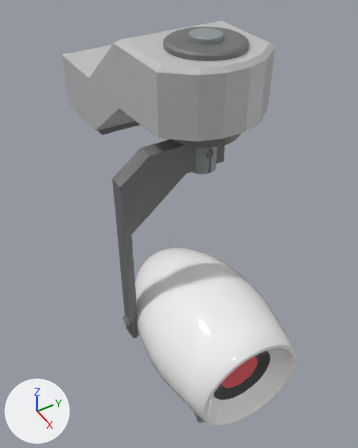
Renders of the Blender file Assets/Models/SecurityCamera.blend from each side of a commit.
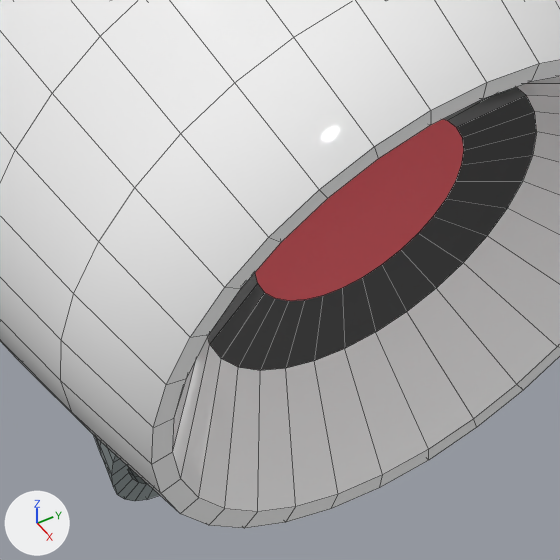
Each version is shown whole from a 50 mm camera at (5.33, -3.63, 6.36) aimed at (-0.55, -0.13, 0.96), then close up on the part from 49% to 77% of the width and 75% to 97% of the height. Lighting does not change. The marker at lower left points along +X, +Y and +Z. The close-ups show mesh edges as thin lines.

The older version as bpy lines, for what is in view:
```python
me_cylinder = bpy.data.meshes.new('Cylinder')
me_cylinder.from_pydata(...)  # 600 vertices, 570 faces; spans x -1.13..1.13, y -1.13..1.13, z -1.0..1.41
# faces by material slot: [520, 5, 12, 32, 1]
me_cylinder.materials.append(mat_material_001)  # white #f5f5f5
me_cylinder.materials.append(mat_material_005)  # light grey #c8d6d7
me_cylinder.materials.append(mat_material_003)  # grey #8f999a
me_cylinder.materials.append(mat_material_006)  # dark grey #464646
me_cylinder.materials.append(mat_material_007)  # red #e7565f
me_cylinder_006 = bpy.data.meshes.new('Cylinder.006')
me_cylinder_006.from_pydata(...)  # 480 vertices, 450 faces; spans x -1.33..1.33, y -1.33..1.33, z -0.95..1.0
# faces by material slot: [417, 32, 1]
me_cylinder_006.materials.append(mat_material_003)  # grey #8f999a
me_cylinder_006.materials.append(mat_material_006)  # dark grey #464646
me_cylinder_006.materials.append(mat_material_007)  # red #e7565f
ob_cylinder = bpy.data.objects.new('Cylinder', me_cylinder)
ob_cylinder.location = (0.038, -0.24, -0.583)
ob_cylinder.rotation_euler = (-1.573, -4.41, -1.597)  # degrees (-90, -253, -92)
ob_cylinder.scale = (1.0, 1.0, 1.37)
ob_cylinder_005 = bpy.data.objects.new('Cylinder.005', me_cylinder_006)
ob_cylinder_005.parent = ob_cylinder
ob_cylinder_005.matrix_parent_inverse = Matrix(((0.0077, 0.204, 0.979, 0.62), (0.0226, -0.979, 0.203, -0.117), (0.731, 0.015, -0.00888, -0.0295), (0.0, 0.0, 0.0, 1.0)))
ob_cylinder_005.location = (1.015, 0.609, 0.0878)
ob_cylinder_005.rotation_euler = (1.51, 0.724, 1.575)  # degrees (87, 41, 90)
ob_cylinder_005.scale = (0.21, 0.312, 0.421)
```
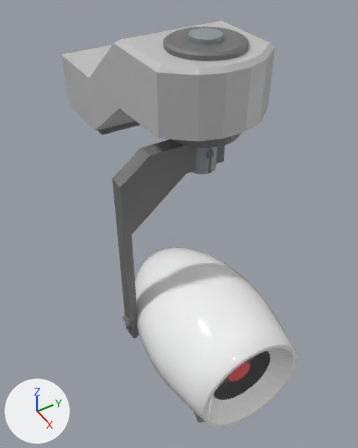
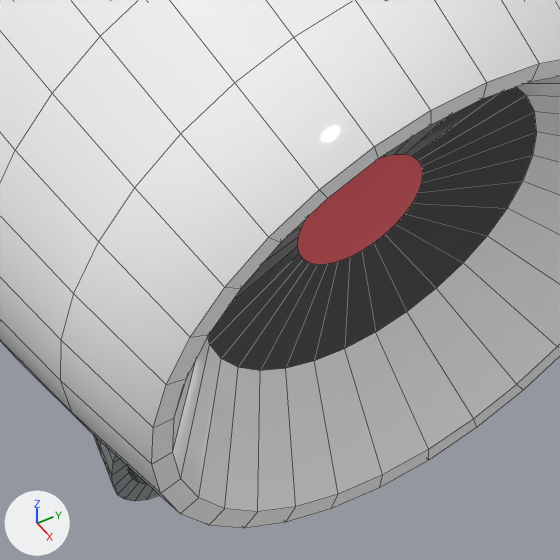
Boxes [x1, y1, x2, y2] around the edits, measured in the close-ups (560 x 560 px; the box of a moved part takes in the faces that stretch with it):
part 1 of me_cylinder, moved or reshaped: [208, 87, 537, 370] in both

Edits to the bpy script that builds the scene:
```text
Change me_cylinder:
    where me_cylinder.from_pydata(...)  # 600 vertices, 570 faces; spans x -1.13..1.13, y -1.13..1.13, z -1.0..1.41
    used by ob_cylinder; location = (0.038, -0.24, -0.583); rotation_euler = (-1.573, -4.41, -1.597), in degrees (-90, -253, -92); scale = (1.0, 1.0, 1.37)
    me_cylinder part 1: all 32 vertices in x -0.36..0.36, y -0.36..0.36, z 1.17 are scaled about their middle by (0.598, 0.598, 1)
```
